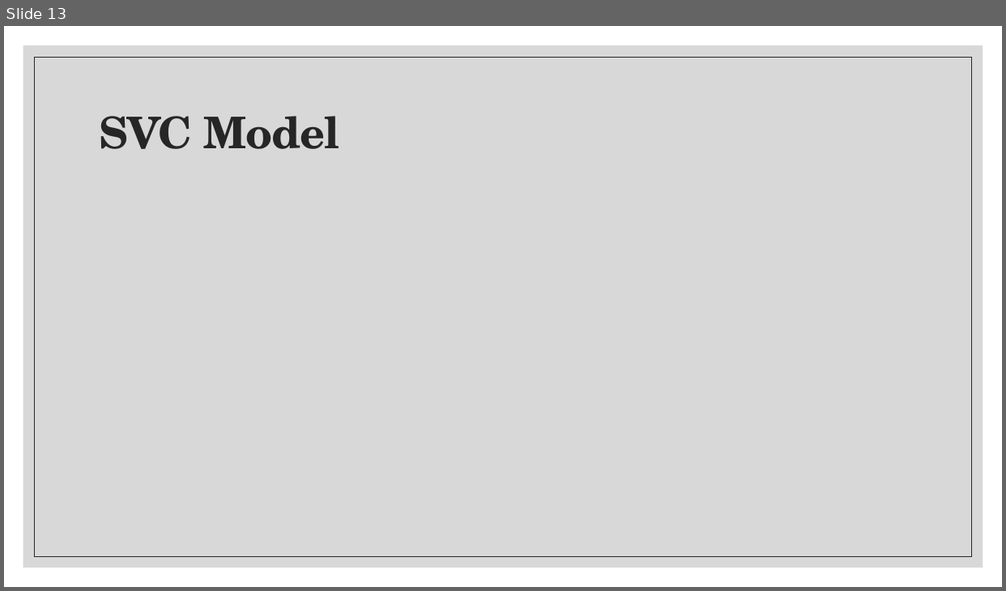
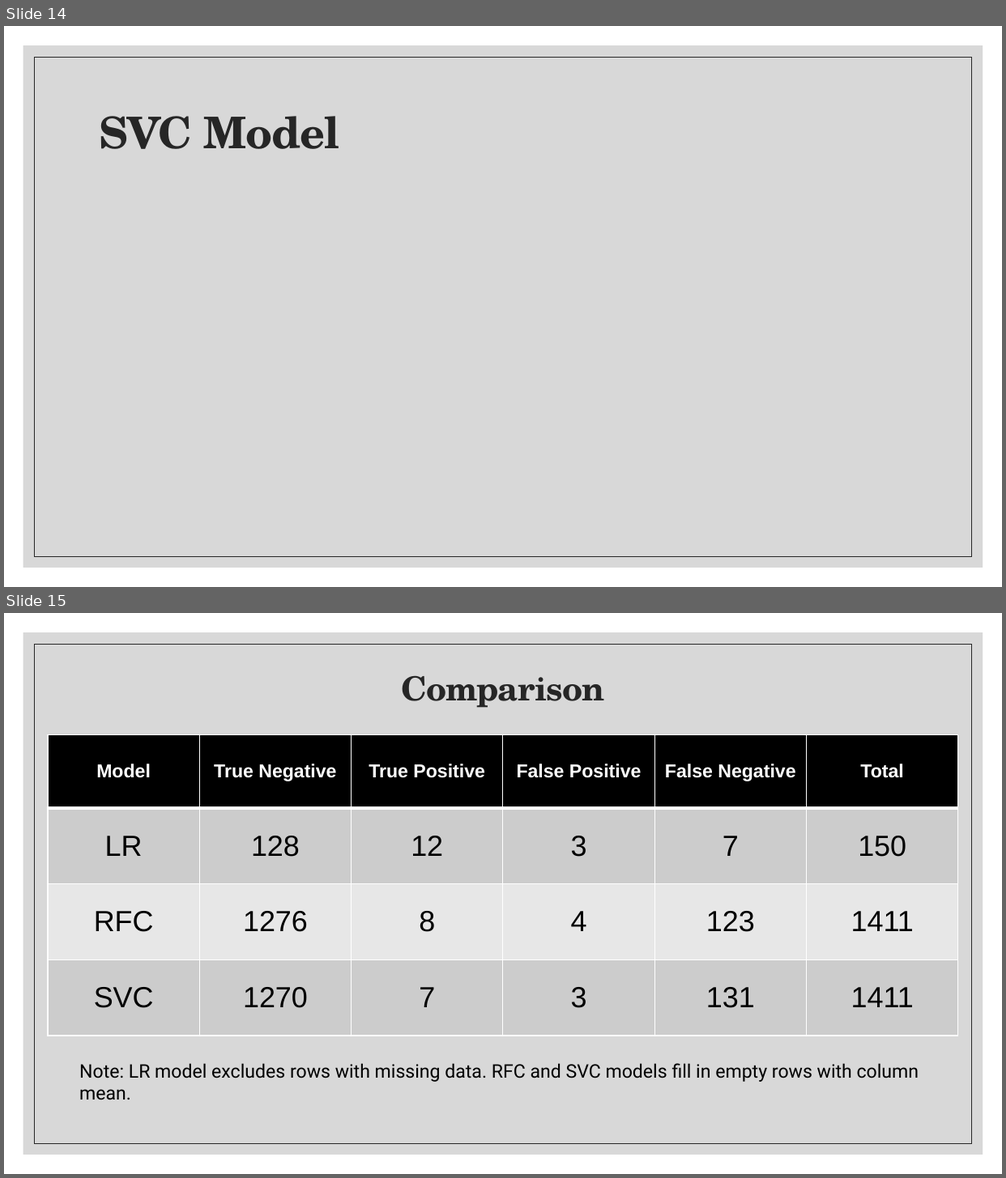
Before and after one commit to alexisperumal/ucsd_data_science_final_project, a slide deck: Presentation/Project_3_COVID19_MLModels_LabTests_Presentation.pptx. Shown one above the other, each under a label of ours: slide 13 before the commit, slides 14 and 15 after it. The pictures are 1006x591 and 1006x1178 pixels, drawn with LibreOffice and Linux fonts; fonts in the diff are those of the drawing. Boxes give left, top, right and bottom in pixels: in the first picture for what was removed or moved away, otherwise in the second. Text is boxed around its words. In the diff, an @@ line names an element or a change of style, - is before the commit and + after.

Commit message:
add comparison and confucion matrices for all models in presentation and website page.

```diff
--- a/Presentation/Project_3_COVID19_MLModels_LabTests_Presentation.pptx
+++ b/Presentation/Project_3_COVID19_MLModels_LabTests_Presentation.pptx
@@ slide 15 added at (4, 613, 1002, 1174), background #FFFFFF; not listed: 2 template elements that a slide beside it also shows @@
@@ title added at (401, 675, 604, 708), 32 pt, text #262626, bold @@
+Comparison
@@ table added at (48, 735, 959, 1036), 4 rows, 6 columns @@
+Model | True Negative | True Positive | False Positive | False Negative | Total
+LR | 128 | 12 | 3 | 7 | 150
+RFC | 1276 | 8 | 4 | 123 | 1411
+SVC | 1270 | 7 | 3 | 131 | 1411
@@ text added at (79, 1063, 919, 1082), 18 pt, text #000000 @@
+Note: LR model excludes rows with missing data. RFC and SVC models fill in empty rows with column mean.
@@ what was slide 13 is now slide 14 @@
```
Also in this commit, not shown: 3 slides changed, 1 other slide added, 5 other files.
